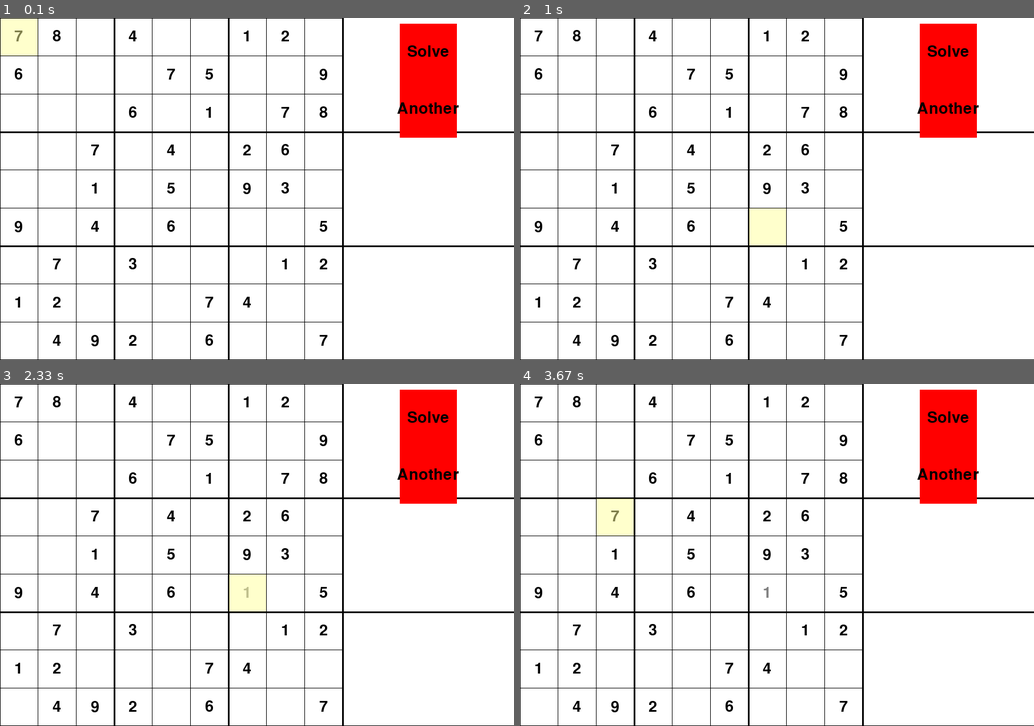
Above: before the commit, frames 1-4 (two rows, left to right).
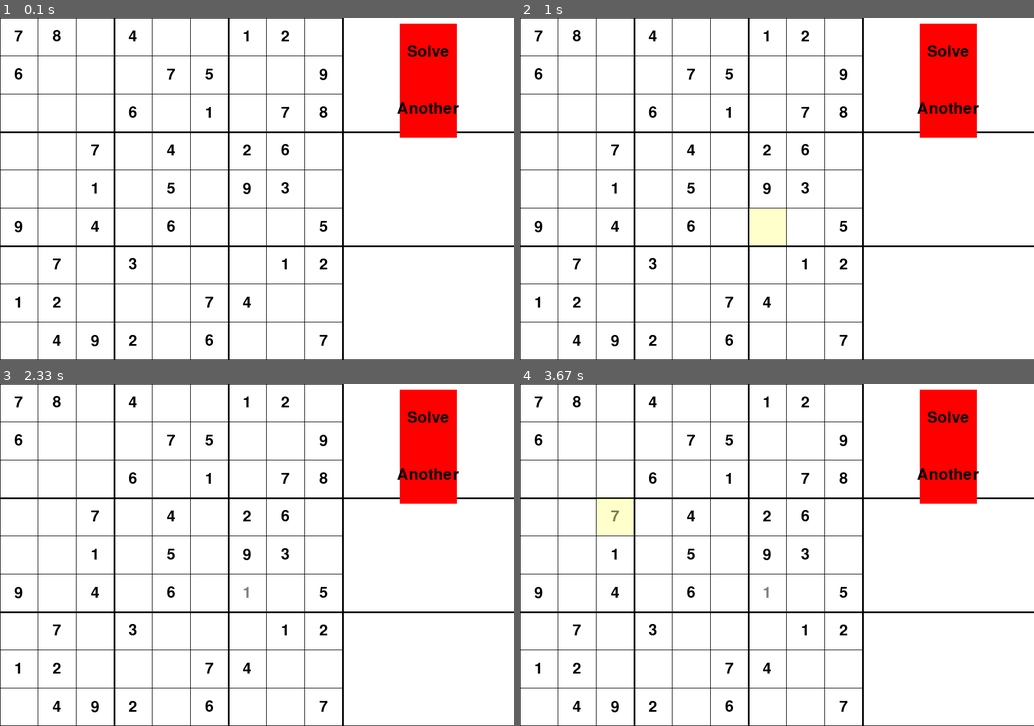
Above: after the commit, the same moments.

Repository: TedGraveson/Suduko
Game: pygame game, started from SudukoGUI.py
Same seed, same stepped clock (60 frames per second), same inputs: the game is played once before the commit and once after it.
Inputs (mouse positions are in pixels of both pictures, inside the frame that each line leads up to):
- Up to frame 1 (0.1 s): no input
- Up to frame 2 (1 s): click (782, 209) at 0.88 s
- Up to frame 3 (2.33 s): tap 9 at 1.17 s; tap Enter at 1.5 s; tap 1 at 1.83 s; click (262, 589) at 2.22 s
- Up to frame 4 (3.67 s): click (705, 483) at 2.55 s; click (581, 479) at 2.88 s; click (607, 589) at 3.22 s; click (617, 510) at 3.58 s

The runs differ from the first frame. In frame 1, 0.8% of the frame differs, in the area x 0-8%, y 0-11%; in frame 2, nothing differs; in frame 3, 0.8%; in frame 4, nothing differs.

Commit message:
Bug Fixing
Pressing enter on empty squares was causing dictionary  errors

Diff:
--- a/Suduko.py
+++ /dev/null
@@ -1,217 +0,0 @@
-# import pygame
-# from pygame.constants import RESIZABLE
-
-
-# boardImg = pygame.image.load("SudokuBoard900.jpg")
-# boardImg = pygame.transform.scale(boardImg, (600, 600))
-
-# white = (255,255,255)
-
-# class GridSquare():
-#     def __init__(self, pos, num):
-#         self.pos = pos
-#         self.num = num
-#         self.selected = False
-
-#     def getPos(self):
-#         return self.pos
-
-#     def getNum(self):
-#         return self.num
-
-#     def setNum(self, num):
-#         self.num = num
-
-#     def setSelect(self, state):
-#         self.selected = state
-
-#     def __str__(self):
-#         return str(self.num)
-
-# class Suduko():
-#     def __init__(self, board):
-#         self.board = []
-#         for row in range(len(board)):
-#             rowToAdd = []
-#             for col in range(len(board[0])):
-#                 rowToAdd.append(GridSquare((row, col),board[row][col]))
-#             self.board.append(rowToAdd)
-
-
-#     def printBoard(self):
-#         for row in self.board:
-#             for pos in row:
-#                 print(pos, end=' ')
-#             print()
-#         print()
-
-#     #Addressed from left right
-#     def setSquare(self, pos, num) :
-#         self.board[pos[0]][pos[1]].setNum(num)
-
-#     def getSquare(self, pos):
-#         return self.board[pos[0]][pos[1]]
-
-
-#     def selectSquare(self, pos):
-#         self.getSquare(pos).setSelect(True)
-
-#     #Finds next empty spot in board
-#     def nextEmptySpace(self):
-#         for row in range(len(self.board)):
-#             for col in range(len(self.board[0])):
-#                 if self.board[row][col].getNum() == 0:
-#                     return self.board[row][col].getSquare().getPos()
-#         return None
-
-#     def checkMove(self, pos, num):
-#         moveRow = pos[0]
-#         moveCol = pos[1]
-#         #Check row
-#         for checkCol in range(len(self.board[moveRow])):
-#             if(self.board[moveRow][checkCol].getNum() == num):
-#                 print("Row" + str(self.board[moveRow][checkCol].getPos()))
-#                 return False
-
-#         #Check col
-#         for checkRow in range(len(self.board[moveCol])):
-#             if(self.board[checkRow][moveCol].getNum() == num):
-#                 print("Col" + str(self.board[checkRow][moveCol].getPos()))
-#                 return False
-
-#         #Check box
-#         boxRow = (moveRow // 3) * 3
-#         boxCol = (moveCol// 3) * 3
-
-#         for checkRow in range(boxRow, boxRow+3):
-#             for checkCol in range(boxCol, boxCol+3):
-#                 if (self.board[checkRow][checkCol].getNum() == num):
-#                     print("box" + str(self.board[checkRow][checkCol].getPos()))
-#                     return False
-
-#         return True
-
-
-
-# class SudukoGUI():
-#     def __init__(self, suduko):
-#         pygame.init()
-#         self.running = True
-#         self.board = suduko
-#         self.windowSize = (900, 600)
-#         self.boardWidth = 600
-#         self.boardHeight = 600
-#         self.screen = pygame.display.set_mode(self.windowSize)
-#         self.font = pygame.font.Font('freesansbold.ttf', 50)
-#         self.focusSquare = (0,0)
-#         self.drawBoard()
-#         pygame.display.update()
-#         self.startGame()
-
-
-#     def drawBoard(self):
-#         self.screen.blit(boardImg, (0,0))
-#         for col in range(9):
-#             for row in range(9):
-#                 if self.board.getSquare((row,col)).getNum() != 0:
-#                     self.drawSquare(self.board.getSquare((row, col)))
-#         self.showFocus()
-#         pygame.display.update()
-
-
-#     def drawSquare(self, gridSquare):
-#         #Number to be drawn
-#         square = self.font.render(str(gridSquare.getNum()), False, (0,0,0))
-#         boardWidth = self.windowSize[0]-(self.windowSize[0]/3)
-#         boardHeight = self.windowSize[1]
-#         row = boardWidth/9 * gridSquare.getPos()[0]
-#         col = boardHeight/9 * gridSquare.getPos()[1]
-#         self.screen.blit(square, (row, col))
-
-#     def showFocus(self):
-#         highlight = pygame.Surface((self.boardWidth/9, self.boardHeight/9))
-#         highlight.set_alpha(128)
-#         highlight.fill((255,255,153))
-#         rowPos = self.boardWidth/9 * self.focusSquare[0]
-#         colPos = self.boardHeight/9* self.focusSquare[1]
-#         self.screen.blit(highlight, (rowPos+1,colPos+1))
-
-#     def startGame(self):
-#         while self.running :
-#             num = None
-#             for event in pygame.event.get():
-#                 if event.type == pygame.QUIT:
-#                     self.running = False
-#                 elif event.type == pygame.KEYDOWN:
-#                     if event.key == pygame.K_1:
-#                         num = 1
-#                     elif event.key == pygame.K_2:
-#                         num = 2
-#                     elif event.key == pygame.K_3:
-#                         num = 3
-#                     elif event.key == pygame.K_4:
-#                         num = 4
-#                     elif event.key == pygame.K_5:
-#                         num = 5
-#                     elif event.key == pygame.K_6:
-#                         num = 6
-#                     elif event.key == pygame.K_7:
-#                         num = 7
-#                     elif event.key == pygame.K_8:
-#                         num = 8
-#                     elif event.key == pygame.K_9:
-#                         num = 9
-#                     if num != None:
-#                         if(self.board.checkMove(self.focusSquare, num)):
-#                             self.board.setSquare(self.focusSquare, num)
-#                             self.drawBoard()
-#                 elif event.type == pygame.MOUSEBUTTONDOWN:
-#                     pos = pygame.mouse.get_pos()
-#                     if pos[0] <= 600:
-#                         col = int(pos[1] // (self.boardWidth/9))
-#                         row = int(pos[0] // (self.boardHeight/9))
-#                         self.board.selectSquare((row,col))
-#                         self.focusSquare = (row,col)
-#                         self.drawBoard()
-
-
-#                 elif event.type == pygame.VIDEORESIZE:
-#                     self.screen = pygame.display.set_mode((self.screen.get_width(),self.screen.get_height()), pygame.RESIZABLE)
-#                     self.screen.blit(boardImg, (0,0))
-#             pygame.display.update()
-
-
-# arr = [
-#     [7,8,0,4,0,0,1,2,0],
-#     [6,0,0,0,7,5,0,0,9],
-#     [0,0,0,6,0,1,0,7,8],
-#     [0,0,7,0,4,0,2,6,0],
-#     [0,0,1,0,5,0,9,3,0],
-#     [9,0,4,0,6,0,0,0,5],
-#     [0,7,0,3,0,0,0,1,2],
-#     [1,2,0,0,0,7,4,0,0],
-#     [0,4,9,2,0,6,0,0,7]
-# ]
-
-# # class Suduko():
-# #     def __init__(self, board):
-# #         self.board = []
-# #         for row in range(9):
-# #             rowToAdd = []
-# #             for col in range(9):
-# #                 rowToAdd.append(board[row][col])
-# #             self.board.append(rowToAdd)
-
-
-
-
-
-# test = Suduko(arr)
-# suduko = SudukoGUI(test)
-
-# # test.printBoard()
-# # test.setSquare((8,8), 9)
-# # test.printBoard()
-
-
-# pygame.quit()
--- a/SudukoBoard.py
+++ /dev/null
@@ -1,82 +0,0 @@
-#Takes 9 * 9 2-D array and creates Suduko game
-class Suduko():
-    def __init__(self, board):
-        self.board = []
-        self.selected = (0,0)
-        for row in range(len(board)):
-            rowToAdd = []
-            for col in range(len(board[0])):
-                rowToAdd.append(board[row][col])
-            self.board.append(rowToAdd)
-
-
-    def printBoard(self):
-        for row in self.board:
-            for pos in row:
-                print(pos, end=' ')
-            print()
-        print()
-
-    def setSquare(self, pos, num) :
-        self.board[pos[0]][pos[1]] = num
-
-    def getSquare(self, pos):
-        return self.board[pos[0]][pos[1]]
-
-    def selectSquare(self, pos):
-        self.selected = pos
-
-    #Finds next empty spot in board
-    def nextEmptySpace(self):
-        for row in range(len(self.board)):
-            for col in range(len(self.board[0])):
-                if self.board[row][col].getNum() == 0:
-                    return self.board[row][col].getSquare().getPos()
-        return None
-
-    def checkMove(self, pos, num):
-        moveRow = pos[0]
-        moveCol = pos[1]
-        #Check row
-        for checkCol in range(len(self.board[moveRow])):
-            print(self.board[moveRow][checkCol])
-            if(self.board[moveRow][checkCol] == num):
-                print("Row " + str(moveRow) + ", " + str(moveCol))
-                return False
-
-        print()
-        #Check col
-        for checkRow in range(len(self.board[moveCol])):
-            print(str(self.board[checkRow][moveCol]))
-            if(self.board[checkRow][moveCol] == num):
-                print("Col")
-                return False
-
-        #Check box
-        boxRow = (moveRow // 3) * 3
-        boxCol = (moveCol// 3) * 3
-
-        for checkRow in range(boxRow, boxRow+3):
-            for checkCol in range(boxCol, boxCol+3):
-                if (self.board[checkRow][checkCol] == num):
-                    print("box")
-                    return False
-
-        return True
-
-
-arr = [
-    [7,8,0,4,0,0,1,2,0],
-    [6,0,0,0,7,5,0,0,9],
-    [0,0,0,6,0,1,0,7,8],
-    [0,0,7,0,4,0,2,6,0],
-    [0,0,1,0,5,0,9,3,0],
-    [9,0,4,0,6,0,0,0,5],
-    [0,7,0,3,0,0,0,1,2],
-    [1,2,0,0,0,7,4,0,0],
-    [0,4,9,2,0,6,0,0,7]
-]
-
-test = Suduko(arr)
-test.printBoard()
-print(str(test.checkMove((2,0), 2)))
--- a/SudukoGUI.py
+++ b/SudukoGUI.py
@@ -8,6 +8,7 @@
 black = (0, 0, 0)
 red = (255, 0, 0)
 
+squareSize = 600/9
 
 #GUI for Suduko game
 class SudukoGUI():
@@ -28,7 +29,7 @@
         self.screen = pygame.display.set_mode(self.windowSize)
 
         #Current square being manipulated
-        self.selected = (0,0)
+        self.selected = None
 
         #Numbers not yet finalized
         self.sketches = dict()
@@ -44,12 +45,11 @@
         self.solution = deepcopy(suduko)
         SudukoSolver.solve(self.solution)
 
-        self.drawBoard()
-        self.updateBoard()
-
+        self.updateScreen()
         self.startGame()
 
 
+    #Draws Suduko board
     def drawBoard(self):
         self.screen.fill(white)
         squareSize = self.boardWidth/9
@@ -72,100 +72,99 @@
                 thicc = 1
             pygame.draw.line(self.screen, black, (x*squareSize, 0), (x*squareSize, 600), thicc)
 
-        font = pygame.font.SysFont("comicsans", 40)
-
+    #Draws all numbers inside squares
+    def fillSquares(self):
         for row in range(len(self.board)):
             for col in range(len(self.board[0])):
                 if(self.board[row][col] != 0):
-                    # print(str(row) + ", " + str(col))
-                    txt = font.render(str(self.board[row][col]), True, black)
-                    # self.screen.blit(txt, ((gap * row),(gap*col) ))
+                    number = self.font.render(str(self.board[row][col]), True, black)
                     #To center numbers, top left will be middle of grid square minus
                     #half of number with
-                    xPos = (squareSize*col)+ (squareSize/2 - txt.get_width()/2)
-                    yPos = (squareSize *row) + (squareSize/2 - txt.get_height()/2)
-                    self.screen.blit(txt, (xPos, yPos))
-
+                    xPos = (squareSize*col)+ (squareSize/2 - number.get_width()/2)
+                    yPos = (squareSize *row) + (squareSize/2 - number.get_height()/2)
+                    self.screen.blit(number, (xPos, yPos))
+
+        #Draws numbers that are not finalized
         for sketchedNum in self.sketches:
-            text = self.font.render(str(self.sketches[sketchedNum]), True, (128,128,128))
-            xPos = (self.squareSize* sketchedNum[1] )+ (self.squareSize/2 - text.get_width()/2)
-            yPos = (self.squareSize *sketchedNum[0]) + (self.squareSize/2 - text.get_height()/2)
-            self.screen.blit(text, (xPos, yPos))
-
-
-        self.drawSelected()
-        self.drawButtons()
-
-    def selectSquare(self, pos):
-        if(self.selected != pos):
-            self.selected = pos
-
-
+            number = self.font.render(str(self.sketches[sketchedNum]), True, (128,128,128))
+            xPos = (self.squareSize* sketchedNum[1] )+ (self.squareSize/2 - number.get_width()/2)
+            yPos = (self.squareSize *sketchedNum[0]) + (self.squareSize/2 - number.get_height()/2)
+            self.screen.blit(number, (xPos, yPos))
+
+    #Draws yellow highlight over clicked square
     def drawSelected(self):
-        highlight = pygame.Surface((self.boardWidth/9 -1, self.boardHeight/9-1))
-        highlight.set_alpha(128)
-        highlight.fill((255,255,153))
-        xPos = (self.selected[1] * self.squareSize)+1
-        yPos = (self.selected[0] * self.squareSize)+1
-        self.screen.blit(highlight, (xPos, yPos))
-
+        if self.selected != None:
+            highlight = pygame.Surface((self.boardWidth/9 -1, self.boardHeight/9-1))
+            highlight.set_alpha(128)
+            highlight.fill((255,255,153))
+            xPos = (self.selected[1] * self.squareSize)+1
+            yPos = (self.selected[0] * self.squareSize)+1
+            self.screen.blit(highlight, (xPos, yPos))
+
+    #Draws all buttons to screen
     def drawButtons(self):
         for btn in self.buttons:
             btn.drawButton(self.screen)
 
+    #Updates clock to screen
     def drawClock(self):
         pass
 
-
-    def changeNum(self, num):
-        print("Changing array: " + str(self.selected) + " to " + str(num))
-        attempt = self.sketches.pop(self.selected)
-        #If number matches solution
-        if(attempt == self.solution[self.selected[0]][self.selected[1]]):
-            self.board[self.selected[0]][self.selected[1]] = attempt
+    #Changes square currently selected
+    def setSelect(self, pos):
+        if(self.selected != pos):
+            self.selected = pos
         else:
-            self.errors +=1
-            print("wrong")
-
-
-
-        print(self.board)
-
-    def updateBoard(self):
+            self.selected = None
+
+    #Input for a square is tried against solution, stays if correct else error is counted and
+    #square is reset
+    def trySquare(self, num):
+        if self.sketches.get(self.selected) != None:
+            attempt = self.sketches.pop(self.selected)
+            #If number matches solution
+            if(attempt == self.solution[self.selected[0]][self.selected[1]]):
+                self.board[self.selected[0]][self.selected[1]] = attempt
+            else:
+                self.errors +=1
+
+    def updateScreen(self):
         pygame.display.update()
         self.drawBoard()
-        self.selectSquare(self.selected)
-
+        self.fillSquares()
+        self.drawSelected()
+        self.drawButtons()
+        self.drawClock()
+
+    #User input taken before number is checked against solution
     def sketchNum(self, num):
         row = self.selected[0]
         col = self.selected[1]
-        print("Sketch " + str(row) + str(col))
         if(self.board[row][col] == 0):
-            text = self.font.render(str(num), False, (128,128,128))
-            xPos = (self.squareSize*col)+ (self.squareSize/2 - text.get_width()/2)
-            yPos = (self.squareSize *row) + (self.squareSize/2 - text.get_height()/2)
-            self.screen.blit(text, (xPos, yPos))
+            number = self.font.render(str(num), False, (128,128,128))
+            xPos = (self.squareSize*col)+ (self.squareSize/2 - number.get_width()/2)
+            yPos = (self.squareSize *row) + (self.squareSize/2 - number.get_height()/2)
+            self.screen.blit(number, (xPos, yPos))
             self.sketches.update({(row, col) : num})
 
 
-
-    def testLoop(self):
-        self.updateBoard()
-        self.updateBoard()
-        while self.running:
-            for event in pygame.event.get():
-                if event.type == pygame.QUIT:
-                    self.running = False
+    # def testLoop(self):
+    #     self.updateBoard()
+    #     self.updateBoard()
+    #     while self.running:
+    #         for event in pygame.event.get():
+    #             if event.type == pygame.QUIT:
+    #                 self.running = False
+
     def startGame(self):
         while self.running :
             num = None
             for event in pygame.event.get():
                 if event.type == pygame.QUIT:
                     self.running = False
-                elif event.type == pygame.KEYDOWN:
+                elif event.type == pygame.KEYDOWN and self.selected!= None:
                     if event.key == pygame.K_RETURN:
-                        if self.sketches[self.selected]!= None:
-                            self.changeNum(self.sketches[self.selected])
+                        self.trySquare(self.sketches.get(self.selected))
                     elif event.key == pygame.K_1:
                         num = 1
                     elif event.key == pygame.K_2:
@@ -185,21 +184,22 @@
                     elif event.key == pygame.K_9:
                         num = 9
                     if num != None:
+
                         self.sketchNum(num)
 
                 elif event.type == pygame.MOUSEBUTTONDOWN:
                     pos = pygame.mouse.get_pos()
+                    #If mouse is on the board
                     if pos[0] <= 600:
                         row = int(pos[1] // (self.boardHeight/9))
                         col = int(pos[0] // (self.boardWidth/9))
-                        print(str(row) + str(col))
-                        self.selectSquare((row,col))
+                        self.setSelect((row,col))
                     else:
                         for btn in self.buttons:
                             if btn.mouseHover(pos):
                                 self.board = self.solution
 
-            self.updateBoard()
+            self.updateScreen()
 
 
 arr = [
--- a/solver.py
+++ /dev/null
@@ -1,114 +0,0 @@
-'''board = [
-    [7,8,0,4,0,0,1,2,0],
-    [6,0,0,0,7,5,0,0,9],
-    [0,0,0,6,0,1,0,7,8],
-    [0,0,7,0,4,0,2,6,0],
-    [0,0,1,0,5,0,9,3,0],
-    [9,0,4,0,6,0,0,0,5],
-    [0,7,0,3,0,0,0,1,2],
-    [1,2,0,0,0,7,4,0,0],
-    [0,4,9,2,0,6,0,0,7]
-]'''
-
-board = [
-    [0,0,0,0,0,0,0,0,0],
-    [0,0,0,0,0,0,0,0,0],
-    [0,0,0,0,0,0,0,0,0],
-    [0,0,0,0,0,0,0,0,0],
-    [0,0,0,0,0,0,0,0,0],
-    [0,0,0,0,0,0,0,0,0],
-    [0,0,0,0,0,0,0,0,0],
-    [0,0,0,0,0,0,0,0,0],
-    [0,0,0,0,0,0,0,0,0]
-]
-
-#prints the state of the board
-def printBoard(board):
-
-    for row in range(len(board)):
-
-        if row % 3 == 0 and row != 0:
-            print('- - - - - - - - - - -')
-
-        for col in range(len(board[0])):
-
-            if col % 3 == 0 and col != 0:
-                print('|', end=' ')
-
-            if col == 8:
-                print (board[row][col])
-
-            else:
-                print(board[row][col], end=' ')
-
-#find the next empty space on the board
-def emptySpace(board):
-    for row in range(len(board)):
-        for col in range(len(board[0])):
-            if board[row][col] == 0:
-                return(row,col) #returns tuple
-
-    return None
-
-
-
-#checks if a move is valid
-def checkMove(pos, num, board):
-
-    #row
-    for col in range(len(board[0])):
-        if board[pos[0]][col] == num:
-            return False
-    #col
-    for y in range(len(board)):
-        if board[y][pos[1]] == num:
-            return False
-
-    #counts from top left index of box that number is being placed in
-    boxRow = (pos[0] // 3)*3
-    boxCol = (pos[1] // 3)*3
-
-    #box
-    for row in range(boxRow, boxRow+3):
-        for col in range(boxCol, boxCol+3):
-            if board[row][col] == num:
-                return False
-
-    return True
-
-def solve(board):
-
-    solveSpace = emptySpace(board)
-
-    #base case
-    if solveSpace == None:
-        return True
-    else:
-        row = solveSpace[0]
-        col = solveSpace[1]
-
-        for num in range(1,10):
-            #if number is valid, recursively fill board
-            if checkMove(solveSpace, num, board) == True:
-                board[row][col] = num
-                solve(board)
-                #if board solved, leave it as it
-                if solve(board) == True:
-                    return True
-            #if no solutions possible down this branch, revert back to root
-            board[row][col]=0
-
-
-
-
-
-
-
-
-
-
-printBoard(board)
-print(emptySpace(board))
-print(checkMove((0,2), 3, board))
-solve(board)
-printBoard(board)
Binary file removed: SudokuBoard900.jpg
